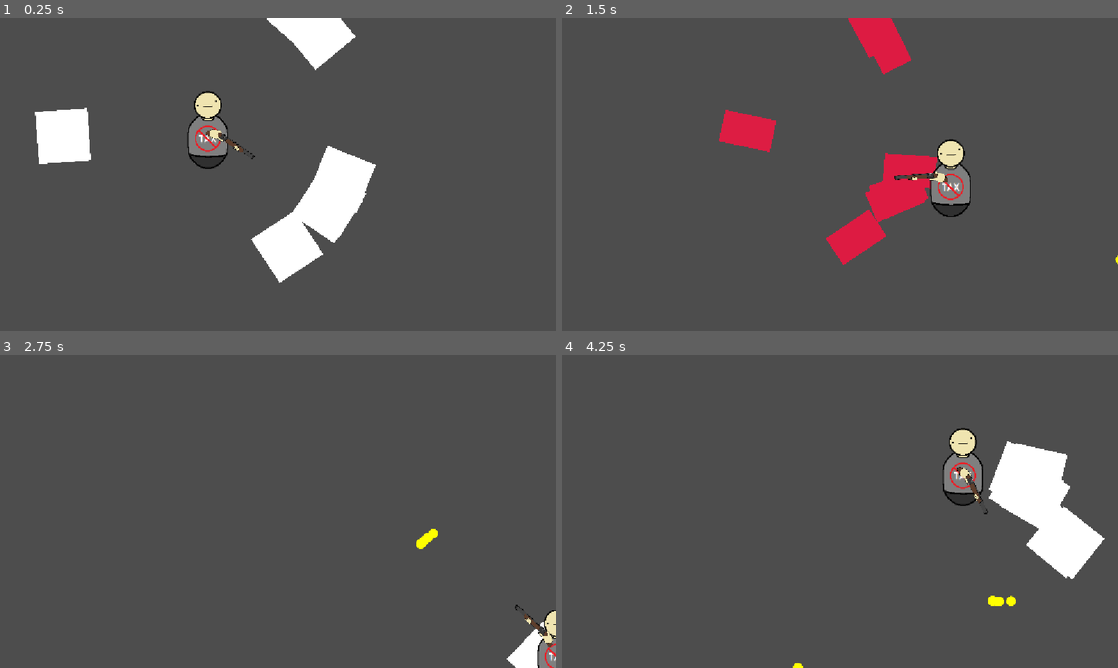
Above: before the commit, frames 1-4 (two rows, left to right).
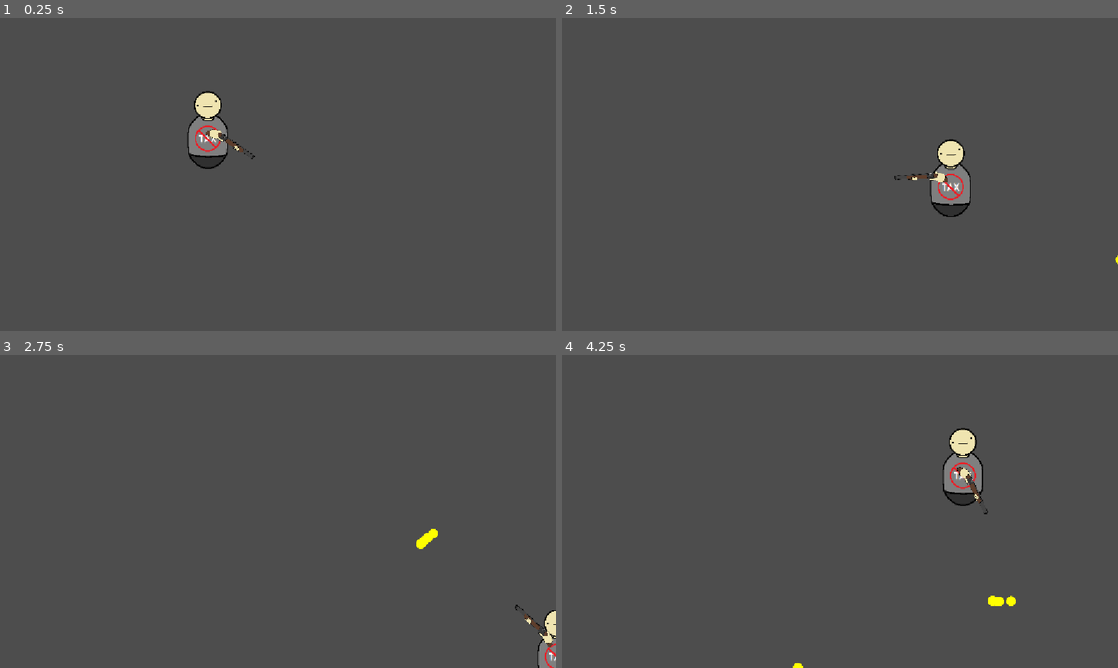
Above: after the commit, the same moments.

Repository: chiefpat450119/GMTK-2026
Game: Godot game, scene res://scenes/test/test_enemy_spawner.tscn
Two runs of this game, one before a commit and one after it. Both use one fixed random seed, a clock stepped at 60 frames per second and the inputs below. This scene is started directly instead of the project's main scene.
Inputs (mouse positions are in pixels of both pictures, inside the frame that each line leads up to):
- Up to frame 1 (0.25 s): no input
- Up to frame 2 (1.5 s): tap Enter at 0.5 s; move the mouse to (962, 158) at 0.52 s; press the mouse at (962, 158) at 0.53 s; hold D (Right) 0.53-1.28 s; move the mouse to (728, 190) at 1.27 s; release the mouse at (728, 190) at 1.28 s; hold S (Down) from 1.28 s (still down); click (728, 190) at 1.35 s
- Up to frame 3 (2.75 s): move the mouse to (333, 442) at 2.02 s; release S (Down) at 2.03 s; press the mouse at (333, 442) at 2.03 s; hold D (Right) from 2.03 s (still down)
- Up to frame 4 (4.25 s): move the mouse to (812, 574) at 2.77 s; release D (Right) at 2.78 s; release the mouse at (812, 574) at 2.78 s; hold W (Up) 2.78-3.53 s; click (812, 574) at 2.85 s; move the mouse to (1006, 558) at 3.52 s; press the mouse at (1006, 558) at 3.53 s; hold A (Left) from 3.53 s (still down)

The runs differ from the first frame. In frame 1, 7.1% of the frame differs, in the area x 6-68%, y 0-85%; in frame 2, 4.8%; in frame 3, 0.5%; in frame 4, 4.5%.

Commit message:
enemy-budget-spawning
spawns wave of enemy using budget
EnemySpawnData Resource stores rating and packedScene reference

TODO:
increase budget over time.
spawn wave on timer

Diff:
--- a/scenes/entities/enemies/enemy.gd
+++ b/scenes/entities/enemies/enemy.gd
@@ -16,4 +16,4 @@
 
 func hit(damage: float):
 	atk.attack(damage, player.health_component)
-	print(player.health_component.hp)
+	#print(player.health_component.hp)
--- /dev/null
+++ b/scenes/entities/enemies/enemy_spawn_data.gd
@@ -0,0 +1,5 @@
+class_name EnemySpawnData
+extends Resource
+
+@export var enemy_scene : PackedScene
+@export_range(0, 50) var difficulty_rating : int
--- a/scenes/entities/enemies/enemy_spawner.gd
+++ b/scenes/entities/enemies/enemy_spawner.gd
@@ -6,14 +6,24 @@
 const spawn_radius : float = 400.0
 
 @export var enemy_scene_ref : PackedScene
-@export var player : Player
+
+@export var enemy_pool : Array[EnemySpawnData]
+
 
 # test spawn -- replace with custom spawning behavior
-func _ready() -> void:
-	for i in range(7):
-		spawn(enemy_scene_ref)
+#func _ready() -> void:
+	#
+	#spawn_wave(40)
 
-func spawn(enemy_scene : PackedScene) -> Enemy:
+
+func spawn_wave(budget: int):
+	var enemies : Array[EnemySpawnData] = enemy_budget_breakdown(budget)
+
+	for enemy in enemies:
+		spawn(enemy.enemy_scene)
+		print("SPAWNING ENEMY WITH RATING: ", enemy.difficulty_rating)
+
+func spawn(enemy_scene: PackedScene) -> Enemy:
 	# instantiate enemy
 	var enemy := enemy_scene.instantiate() as Enemy
 	if enemy == null:
@@ -21,15 +31,33 @@
 		return null
 
 	# init enemy
-	var pos := find_spawn_pos(player.get_global_position())
+	var pos := find_spawn_pos(Player.instance.get_global_position())
 	add_child(enemy)
 	enemy.position = pos
 
 	return enemy
 
 
-func find_spawn_pos(target_pos : Vector2) -> Vector2:
+func find_spawn_pos(target_pos: Vector2) -> Vector2:
 	randomize()
 	var theta : float = 2.0 * PI * randf()
 	var offset = spawn_radius * Vector2.from_angle(theta)
 	return target_pos + offset
+
+
+# returns array of EnemySpawnData by randomly assigning the ratings within the budget
+# idk just read the code bro
+func enemy_budget_breakdown(budget: int) -> Array[EnemySpawnData]:
+	var breakdown : Array[EnemySpawnData] = []
+	while budget > 0:
+		var avail := enemy_pool.filter(func(elem: EnemySpawnData) -> bool:
+			return elem.difficulty_rating <= budget)
+
+		if avail.is_empty():
+			break
+
+		var picked : EnemySpawnData = avail.pick_random()
+		breakdown.append(picked)
+		budget -= picked.difficulty_rating
+
+	return breakdown
--- a/scenes/entities/enemies/enemy_spawner.tscn
+++ b/scenes/entities/enemies/enemy_spawner.tscn
@@ -1,9 +1,47 @@
 [gd_scene format=3 uid="uid://df53qtwd8bi4i"]
 
 [ext_resource type="Script" uid="uid://c680wy8q4de83" path="res://scenes/entities/enemies/enemy_spawner.gd" id="1_6iiwg"]
-[ext_resource type="PackedScene" uid="uid://bf7dmrn86nwtg" path="res://scenes/entities/enemies/enemy_test.tscn" id="2_6mcpi"]
+[ext_resource type="PackedScene" uid="uid://bf7dmrn86nwtg" path="res://scenes/entities/enemies/bash_enemy.tscn" id="2_6mcpi"]
+[ext_resource type="Script" uid="uid://b87kvmux6rpvl" path="res://scenes/entities/enemies/enemy_spawn_data.gd" id="3_6mcpi"]
+
+[sub_resource type="Resource" id="Resource_wqkcr"]
+script = ExtResource("3_6mcpi")
+enemy_scene = ExtResource("2_6mcpi")
+difficulty_rating = 1
+metadata/_custom_type_script = "uid://b87kvmux6rpvl"
+
+[sub_resource type="Resource" id="Resource_p0kws"]
+script = ExtResource("3_6mcpi")
+enemy_scene = ExtResource("2_6mcpi")
+difficulty_rating = 2
+metadata/_custom_type_script = "uid://b87kvmux6rpvl"
+
+[sub_resource type="Resource" id="Resource_dunn1"]
+script = ExtResource("3_6mcpi")
+enemy_scene = ExtResource("2_6mcpi")
+difficulty_rating = 3
+metadata/_custom_type_script = "uid://b87kvmux6rpvl"
+
+[sub_resource type="Resource" id="Resource_48ffp"]
+script = ExtResource("3_6mcpi")
+enemy_scene = ExtResource("2_6mcpi")
+difficulty_rating = 5
+metadata/_custom_type_script = "uid://b87kvmux6rpvl"
+
+[sub_resource type="Resource" id="Resource_frecl"]
+script = ExtResource("3_6mcpi")
+enemy_scene = ExtResource("2_6mcpi")
+difficulty_rating = 7
+metadata/_custom_type_script = "uid://b87kvmux6rpvl"
+
+[sub_resource type="Resource" id="Resource_fvu5v"]
+script = ExtResource("3_6mcpi")
+enemy_scene = ExtResource("2_6mcpi")
+difficulty_rating = 15
+metadata/_custom_type_script = "uid://b87kvmux6rpvl"
 
 [node name="EnemySpawner" type="Node" unique_id=1487899817]
 script = ExtResource("1_6iiwg")
 enemy_scene_ref = ExtResource("2_6mcpi")
+enemy_pool = Array[ExtResource("3_6mcpi")]([SubResource("Resource_wqkcr"), SubResource("Resource_p0kws"), SubResource("Resource_dunn1"), SubResource("Resource_48ffp"), SubResource("Resource_frecl"), SubResource("Resource_fvu5v")])
 metadata/_custom_type_script = "uid://c680wy8q4de83"
--- a/scenes/test/test_enemy_spawner.tscn
+++ b/scenes/test/test_enemy_spawner.tscn
@@ -1,16 +1,11 @@
 [gd_scene format=3 uid="uid://l4l0od2hauaq"]
 
 [ext_resource type="PackedScene" uid="uid://cnt7cah78t0v5" path="res://scenes/entities/player/player.tscn" id="1_b2a4i"]
-[ext_resource type="Script" uid="uid://c680wy8q4de83" path="res://scenes/entities/enemies/enemy_spawner.gd" id="2_jip5i"]
-[ext_resource type="PackedScene" uid="uid://bf7dmrn86nwtg" path="res://scenes/entities/enemies/bash_enemy.tscn" id="3_r5kcs"]
+[ext_resource type="PackedScene" uid="uid://df53qtwd8bi4i" path="res://scenes/entities/enemies/enemy_spawner.tscn" id="2_ck801"]
 
 [node name="TestEnemySpawner" type="Node2D" unique_id=992754489]
 
 [node name="Player" parent="." unique_id=1653452240 instance=ExtResource("1_b2a4i")]
 position = Vector2(430, 223)
 
-[node name="EnemySpawner" type="Node" parent="." unique_id=1214610155 node_paths=PackedStringArray("player")]
-script = ExtResource("2_jip5i")
-enemy_scene_ref = ExtResource("3_r5kcs")
-player = NodePath("../Player")
-metadata/_custom_type_script = "uid://c680wy8q4de83"
+[node name="EnemySpawner" parent="." unique_id=1487899817 instance=ExtResource("2_ck801")]
Not shown, added: scenes/entities/enemies/enemy_spawn_data.gd.uid
